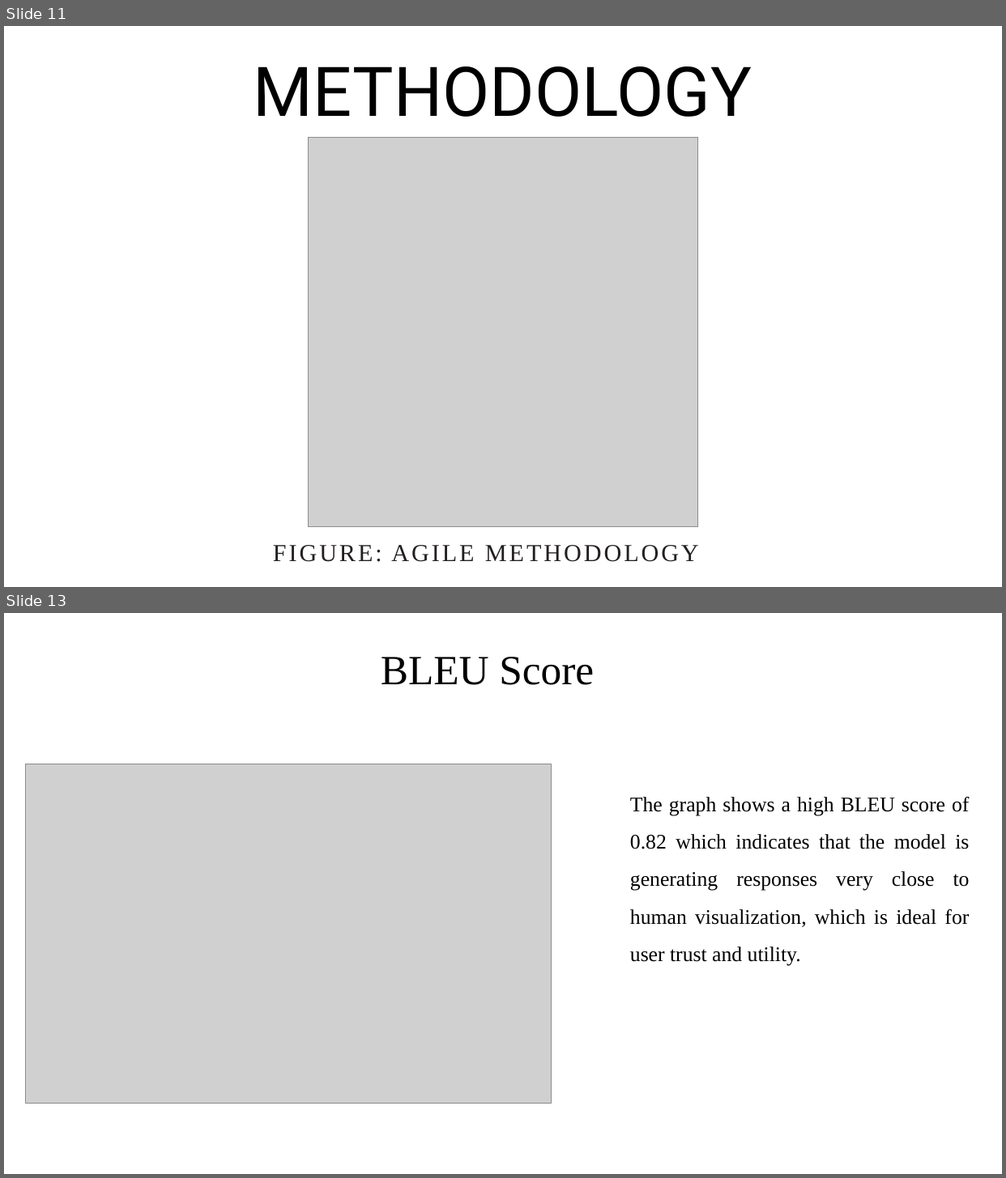
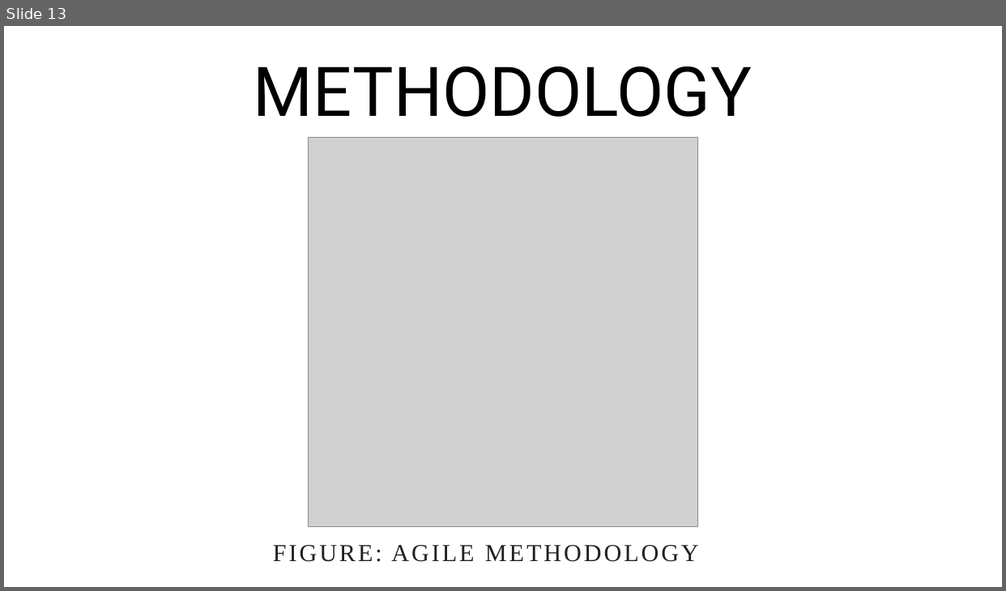
Before and after one commit to vk07kiran/Ayurvedic-Intelligence, a slide deck: More Info/Updated.pptx. Shown one above the other, each under a label of ours: slides 11 and 13 before the commit, slide 13 after it; the slides between them are not shown. The pictures are 1006x1178 and 1006x591 pixels, drawn with LibreOffice and Linux fonts; fonts in the diff are those of the drawing; grey boxes stand for pictures. Boxes give left, top, right and bottom in pixels: in the first picture for what was removed or moved away, otherwise in the second. Text is boxed around its words. In the diff, an @@ line names an element or a change of style, - is before the commit and + after.

```diff
--- a/More Info/Updated.pptx
+++ b/More Info/Updated.pptx
@@ slide 13 removed at [4, 613, 1002, 1174], background #FFFFFF @@
@@ title removed at [381, 657, 594, 685] @@
-BLEU Score
@@ picture removed at [26, 764, 551, 1104] @@
@@ text removed at [630, 797, 970, 966] @@
-The graph shows a high BLEU score of 0.82 which indicates that the model is generating responses very close to human visualization, which is ideal for user trust and utility.
@@ what was slide 11 is now slide 13 @@
```
Also in this commit, not shown: 7 slides changed, 3 slides added.
